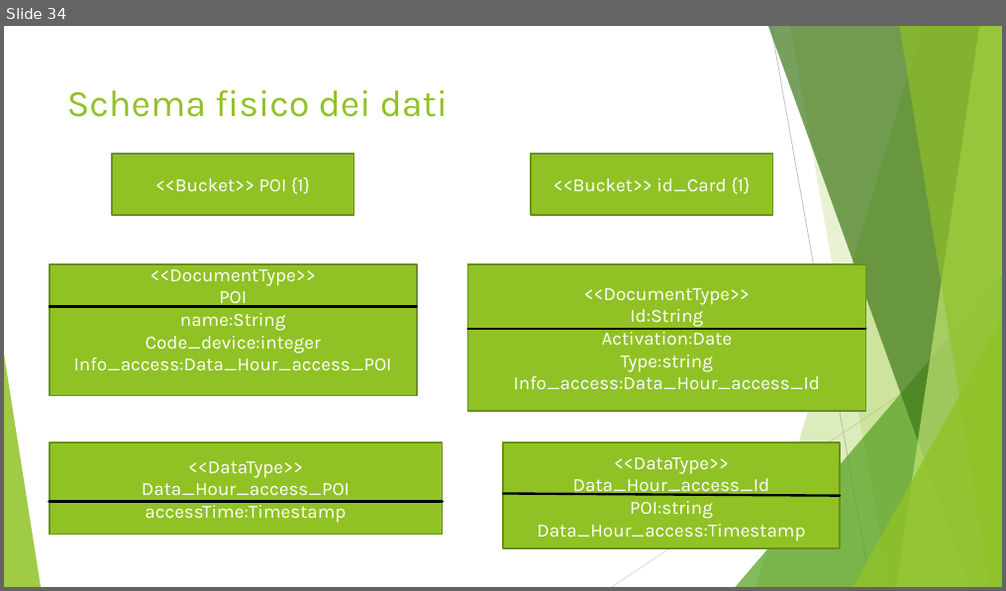
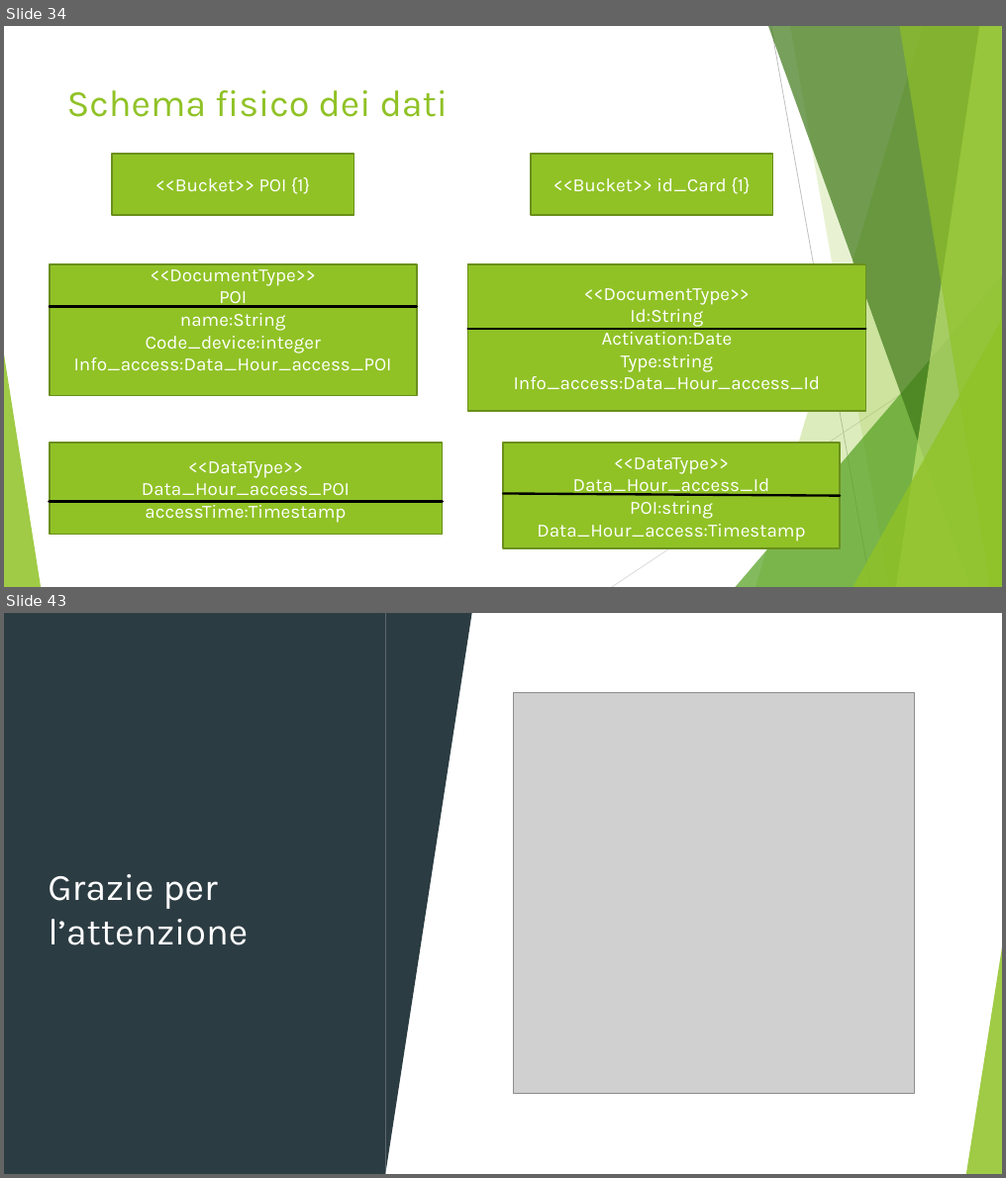
Before and after one commit to Buzzolan/VeronaCardMongoDB, a slide deck: Presentazione_progetto.pptx. Shown one above the other, each under a label of ours: slide 34 before the commit, slides 34 and 43 after it; the slides between them are not shown. The pictures are 1006x591 and 1006x1178 pixels, drawn with LibreOffice and Linux fonts; fonts in the diff are those of the drawing; grey boxes stand for pictures. Boxes give left, top, right and bottom in pixels: in the first picture for what was removed or moved away, otherwise in the second. Text is boxed around its words. In the diff, an @@ line names an element or a change of style, - is before the commit and + after.

```diff
--- a/Presentazione_progetto.pptx
+++ b/Presentazione_progetto.pptx
@@ slide 43 added at box(4, 613, 1002, 1174), background #FFFFFF; not listed: 10 template elements that a slide beside it also shows @@
@@ rectangle added at box(4, 613, 1002, 1174), fill #FFFFFF @@
@@ rectangle added at box(4, 613, 386, 1174), fill #2C3C43 @@
@@ triangle added at box(386, 613, 472, 1174), fill #2C3C43 @@
@@ picture added at box(513, 692, 915, 1093) @@
@@ title added at box(48, 874, 248, 946), 36 pt, text #FFFFFF @@
+Grazie per l’attenzione
@@ triangle added at box(966, 942, 1002, 1174), fill #90C226 at 85% opacity @@
```
Also in this commit, not shown: 1 slide changed, 8 other slides added, 10 other files.
